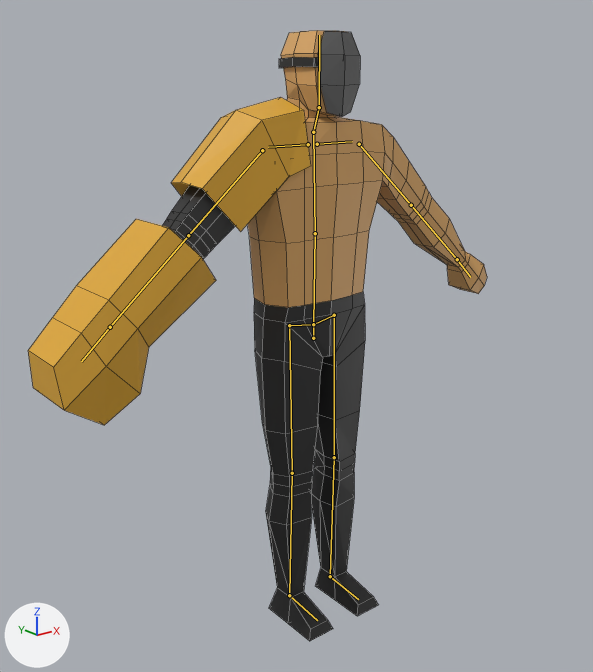
The Blender file meshes/enemies/Technom_charger/technom_charger.blend: old version first, new version second.
Both versions are drawn from a camera (50 mm lens) standing at (-1.411, -1.656, 1.538) and looking at (-0.049, 0.047, 0.857). The axes (+X, +Y, +Z) are drawn at lower left. The lights are the same throughout. The bones that bend it are drawn over the model as lines. Mesh edges are drawn as thin lines.

The first picture shows 'Character', 'Character.001', 'Character.002'.
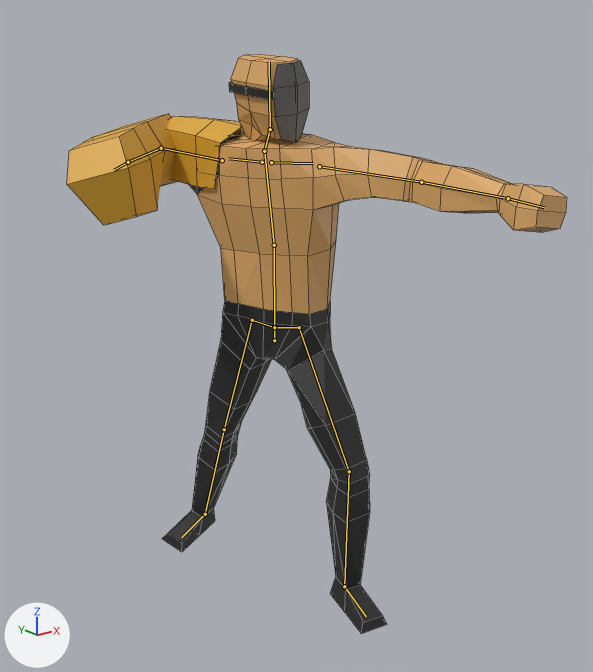
The newer file adds an action. The first version stands in its rest pose; the second is drawn at frame 6 of the action 'attack'.

Location of each change, (x1, y1, x2, y2) in pixels of the pictures (593 x 672 px):
'Character', posed
    before: (162, 30, 487, 641)
    after: (162, 54, 567, 634)
'Character.001', posed
    before: (28, 219, 216, 425)
    after: (67, 113, 178, 225)
'Character.002', posed
    before: (171, 97, 311, 232)
    after: (167, 116, 244, 189)
bone 'hip', root to tip
    before: (313, 338) to (313, 324)
    after: (274, 340) to (274, 327)
bone 'spine', root to tip
    before: (313, 324) to (315, 233)
    after: (274, 327) to (274, 245)
bone 'spine.001', root to tip
    before: (315, 233) to (313, 132)
    after: (274, 245) to (264, 151)
bone 'upper_arm.L', root to tip
    before: (359, 144) to (411, 205)
    after: (319, 166) to (421, 182)
bone 'forearm.L', root to tip
    before: (411, 205) to (457, 259)
    after: (421, 182) to (508, 198)
bone 'shoulder.R', root to tip
    before: (308, 144) to (268, 147)
    after: (262, 162) to (228, 158)
bone 'upper_arm.R', root to tip
    before: (262, 150) to (188, 235)
    after: (222, 160) to (161, 148)
bone 'forearm.R', root to tip
    before: (188, 235) to (110, 327)
    after: (161, 148) to (128, 162)
bone 'neck', root to tip
    before: (313, 132) to (319, 107)
    after: (264, 151) to (270, 129)
bone 'thigh.L', root to tip
    before: (334, 315) to (334, 457)
    after: (299, 327) to (349, 471)
bone 'shin.L', root to tip
    before: (334, 457) to (330, 576)
    after: (349, 471) to (344, 586)
bone 'thigh.R', root to tip
    before: (289, 325) to (292, 473)
    after: (252, 320) to (224, 429)

Patch to the scene script:
```diff
--- a/meshes/enemies/Technom_charger/technom_charger.blend.py
+++ b/meshes/enemies/Technom_charger/technom_charger.blend.py
@@ bone_hip @@
 bone_hip = bpy.data.objects['metarig'].pose.bones['hip']
-bone_hip.location = (0.0, 0.0, 0.0)
-bone_hip.rotation_quaternion = (1.0, 0.0, 0.0, 0.0)  # degrees (0, 0, 0)
+bone_hip.location = (0.217, -0.063, 0.0)
+bone_hip.rotation_quaternion = (0.828, 0.0, -0.56, 0.0)  # degrees (0, -68, 0)
@@ bone_spine @@
 bone_spine = bpy.data.objects['metarig'].pose.bones['spine']  # child of 'hip'
-bone_spine.rotation_quaternion = (1.0, 0.0, 0.0, 0.0)  # degrees (0, 0, 0)
+bone_spine.rotation_quaternion = (0.997, 0.037, 0.059, -0.027)  # degrees (4, 7, -3)
@@ bone_spine_001 @@
 bone_spine_001 = bpy.data.objects['metarig'].pose.bones['spine.001']  # child of 'spine'
-bone_spine_001.rotation_quaternion = (1.0, 0.0, 0.0, 0.0)  # degrees (0, 0, 0)
+bone_spine_001.rotation_quaternion = (0.996, 0.046, -0.064, 0.041)  # degrees (5, -8, 4)
@@ bone_upper_arm_l @@
 bone_upper_arm_l = bpy.data.objects['metarig'].pose.bones['upper_arm.L']  # child of 'shoulder.L'
-bone_upper_arm_l.rotation_quaternion = (1.0, 0.0, 0.0, 0.0)  # degrees (0, 0, 0)
+bone_upper_arm_l.rotation_quaternion = (0.945, 0.043, -0.141, 0.292)  # degrees (0, -17, 34)
@@ bone_forearm_l @@
 bone_forearm_l = bpy.data.objects['metarig'].pose.bones['forearm.L']  # child of 'upper_arm.L'
-bone_forearm_l.rotation_quaternion = (1.0, 0.0, 0.0, 0.0)  # degrees (0, 0, 0)
+bone_forearm_l.rotation_quaternion = (0.966, 0.259, 0.0, 0.0)  # degrees (30, 0, 0)
@@ bone_shoulder_r @@
 bone_shoulder_r = bpy.data.objects['metarig'].pose.bones['shoulder.R']  # child of 'spine.001'
 bone_shoulder_r.rotation_mode = 'YXZ'
-bone_shoulder_r.rotation_euler = (0.0, 0.0, 0.0)  # degrees (0, 0, 0)
+bone_shoulder_r.rotation_euler = (0.0175, 0.0, -0.122)  # degrees (1, 0, -7)
@@ bone_upper_arm_r @@
 bone_upper_arm_r = bpy.data.objects['metarig'].pose.bones['upper_arm.R']  # child of 'shoulder.R'
-bone_upper_arm_r.rotation_quaternion = (1.0, 0.0, 0.0, 0.0)  # degrees (0, 0, 0)
+bone_upper_arm_r.rotation_quaternion = (0.932, -0.057, 0.017, -0.358)  # degrees (-7, -1, -42)
@@ bone_forearm_r @@
 bone_forearm_r = bpy.data.objects['metarig'].pose.bones['forearm.R']  # child of 'upper_arm.R'
-bone_forearm_r.rotation_quaternion = (1.0, 0.0, 0.0, 0.0)  # degrees (0, 0, 0)
+bone_forearm_r.rotation_quaternion = (0.444, 0.888, 0.108, 0.05)  # degrees (127, 0, 14)
@@ bone_neck @@
 bone_neck = bpy.data.objects['metarig'].pose.bones['neck']  # child of 'spine.001'
-bone_neck.rotation_quaternion = (1.0, 0.0, 0.0, 0.0)  # degrees (0, 0, 0)
+bone_neck.rotation_quaternion = (0.773, 0.026, 0.586, -0.24)  # degrees (-38, 67, -60)
@@ bone_thigh_l @@
 bone_thigh_l = bpy.data.objects['metarig'].pose.bones['thigh.L']  # child of 'hip'
-bone_thigh_l.rotation_quaternion = (1.0, 0.0, 0.0, 0.0)  # degrees (0, 0, 0)
+bone_thigh_l.rotation_quaternion = (0.859, -0.159, -0.453, -0.178)  # degrees (-12, -57, -17)
@@ bone_shin_l @@
 bone_shin_l = bpy.data.objects['metarig'].pose.bones['shin.L']  # child of 'thigh.L'
-bone_shin_l.rotation_quaternion = (1.0, 0.0, 0.0, 0.0)  # degrees (0, 0, 0)
+bone_shin_l.rotation_quaternion = (0.966, 0.252, 0.015, 0.057)  # degrees (29, 0, 7)
@@ bone_thigh_r @@
 bone_thigh_r = bpy.data.objects['metarig'].pose.bones['thigh.R']  # child of 'hip'
-bone_thigh_r.rotation_quaternion = (1.0, 0.0, 0.0, 0.0)  # degrees (0, 0, 0)
+bone_thigh_r.rotation_quaternion = (0.982, 0.07, -0.004, 0.174)  # degrees (8, -2, 20)
```
